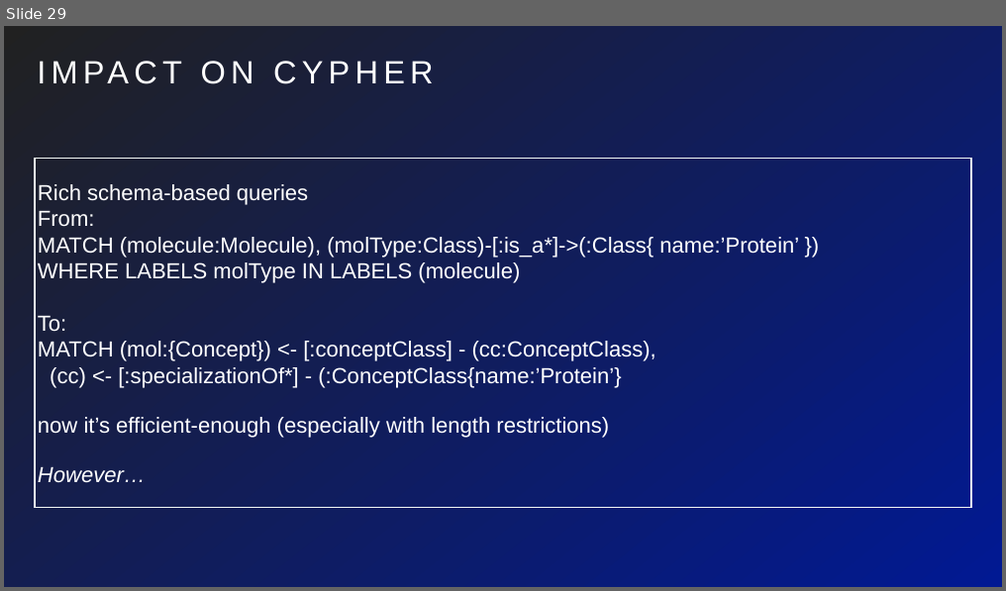
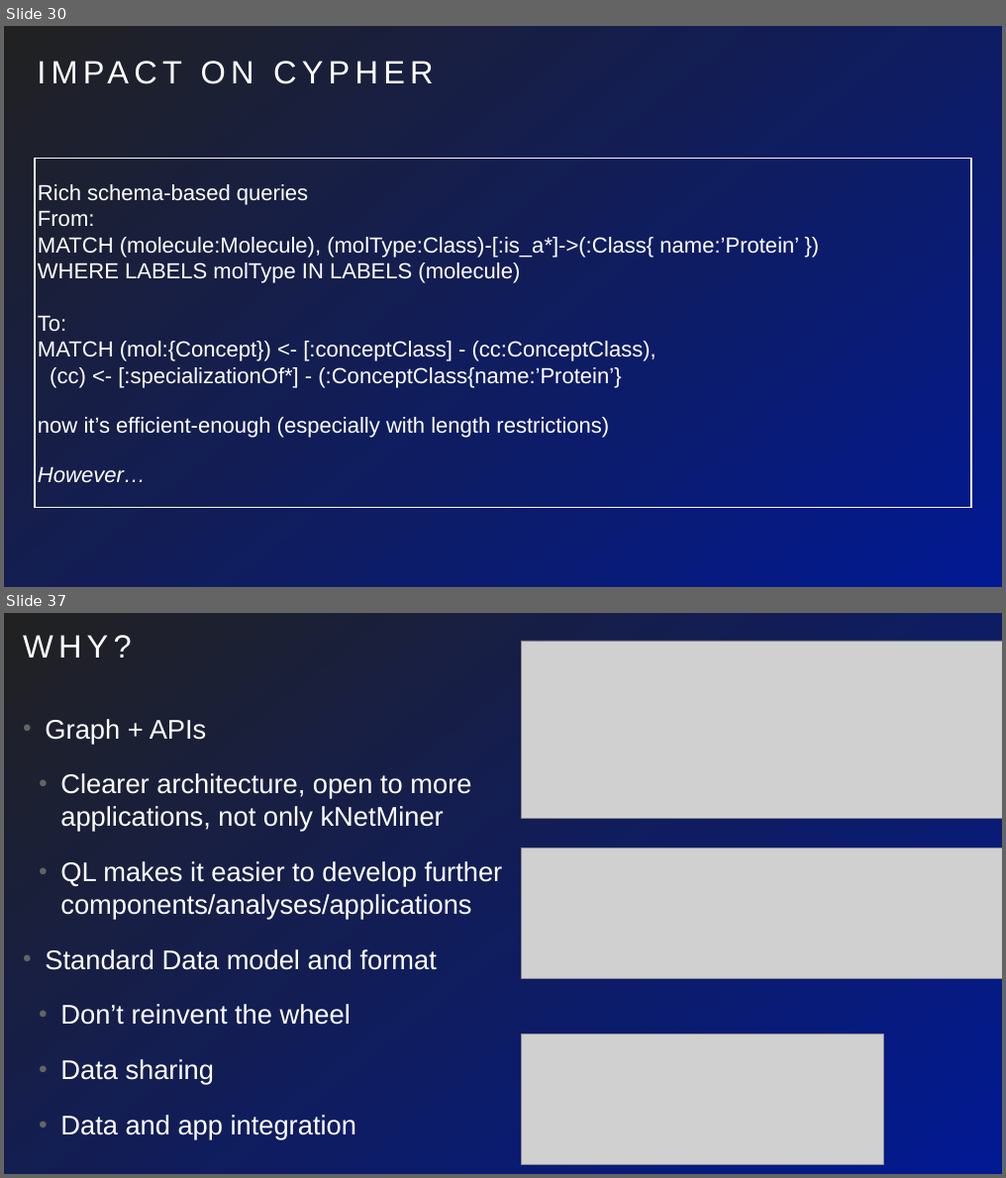
Before and after one commit to marco-brandizi/odx_neo4j_converter_test, a slide deck: test_report/ondex_graphdb_eval.pptx. Shown one above the other, each under a label of ours: slide 29 before the commit, slides 30 and 37 after it; the slides between them are not shown. The pictures are 1006x591 and 1006x1178 pixels, drawn with LibreOffice and Linux fonts; fonts in the diff are those of the drawing; grey boxes stand for pictures. Boxes give left, top, right and bottom in pixels: in the first picture for what was removed or moved away, otherwise in the second. Text is boxed around its words. In the diff, an @@ line names an element or a change of style, - is before the commit and + after.

```diff
--- a/test_report/ondex_graphdb_eval.pptx
+++ b/test_report/ondex_graphdb_eval.pptx
@@ slide 37 added at bbox=[4, 613, 1002, 1174], background gradient #011993 to #212121 @@
@@ title added at bbox=[23, 635, 132, 658], 62 pt, text #FFFFFF @@
+WHY?
@@ picture added at bbox=[521, 641, 1002, 818] @@
@@ text added at bbox=[45, 719, 503, 1140], 51.9 pt, text #FFFFFF @@
+• Graph + APIs
+  • Clearer architecture, open to more applications, not only kNetMiner
+  • QL makes it easier to develop further components/analyses/applications
+• Standard Data model and format
+  • Don’t reinvent the wheel
+  • Data sharing
+  • Data and app integration
@@ picture added at bbox=[521, 848, 1002, 978] @@
@@ picture added at bbox=[521, 1034, 883, 1164] @@
@@ what was slide 29 is now slide 30 @@
```
Also in this commit, not shown: 17 slides changed, 1 other slide added, 2 other files.
